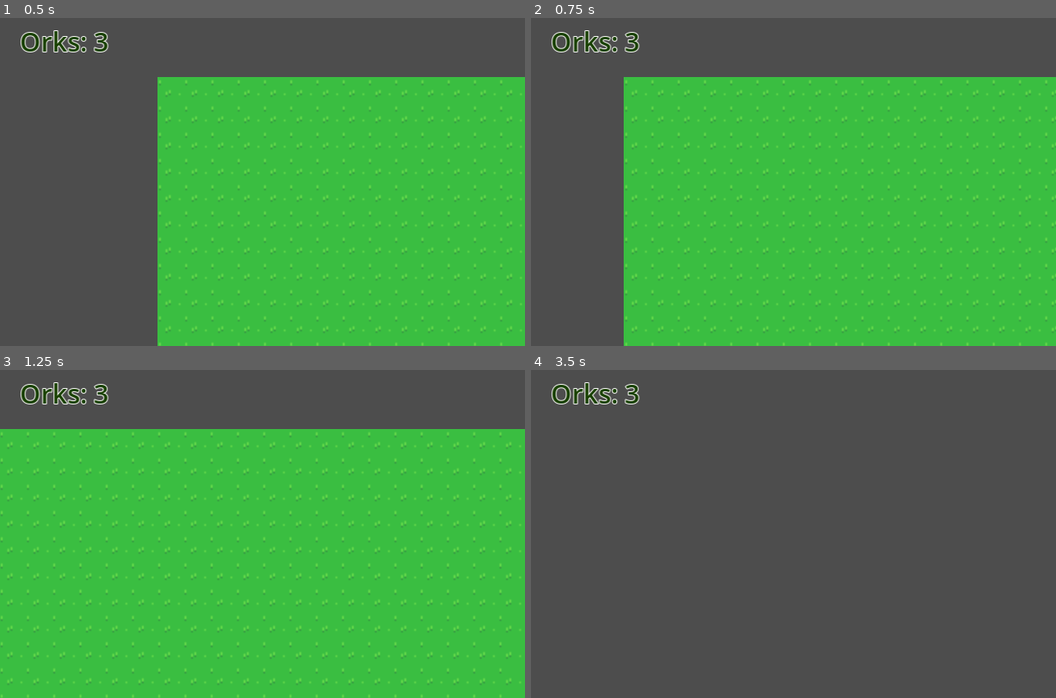
Above: before the commit, frames 1-4 (two rows, left to right).
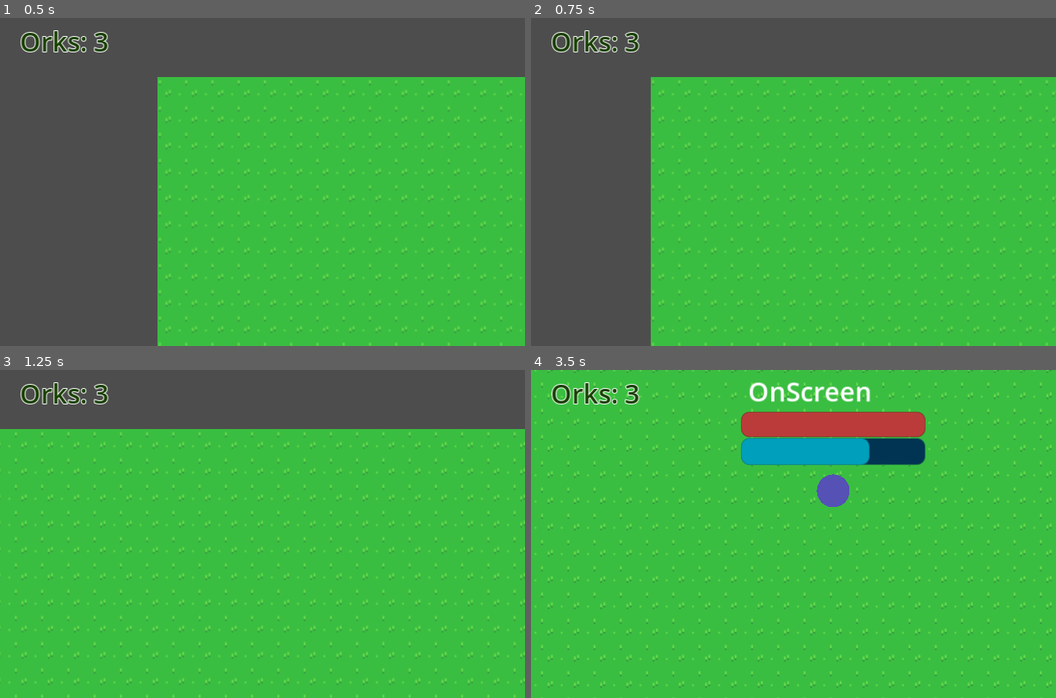
Above: after the commit, the same moments.

Repository: BurntRobot/ork-goddess
Game: Godot game, scene res://world.tscn
Same seed, same stepped clock (60 frames per second), same inputs: the game is played once before the commit and once after it.
Inputs (mouse positions are in pixels of both pictures, inside the frame that each line leads up to):
- Up to frame 1 (0.5 s): no input
- Up to frame 2 (0.75 s): tap Enter at 0.5 s; move the mouse to (909, 165) at 0.52 s; press the mouse at (909, 165) at 0.53 s; hold D (right) from 0.53 s (still down)
- Up to frame 3 (1.25 s): keep holding D (right)
- Up to frame 4 (3.5 s): move the mouse to (688, 550) at 1.27 s; release D (right) at 1.28 s; release the mouse at (688, 550) at 1.28 s; hold S (down) 1.28-2.03 s; click (688, 550) at 1.35 s; move the mouse to (846, 461) at 2.02 s; press the mouse at (846, 461) at 2.03 s; hold D (right) 2.03-2.78 s; move the mouse to (767, 599) at 2.77 s; release the mouse at (767, 599) at 2.78 s; hold W (up) from 2.78 s (still down); click (767, 599) at 2.85 s

Frame 1 is identical in both runs. In frame 2, 4.2% of the frame differs, in the area x 17-23%, y 18-100%; in frame 3, 3.8%; in frame 4, 100%, in the area x 0-100%, y 0-100%.

Commit message:
Slow zoom implemented

Diff:
--- a/Camera.gd
+++ b/Camera.gd
@@ -1,46 +1,50 @@
 extends Camera2D
 
-@onready var zoom_tween = create_tween()
 
-var min_zoom = 0.1
-var max_zoom = 0.75
+var min_zoom = 0.5
+var max_zoom = 2.0
 var zoom_step = 0.05
 var zoom_acceleration = 0.005
-var zoom_speed = 0
+var zoom_speed = 0.0
 var zoom_threshold = 0.05
-var camera_speed = 20
+var zoom_sliding = 0.005 / 50
+var camera_speed = 10
 
 var input_direction = Vector2.ZERO
 
 
 func _process(delta):
+	_move_camera()
+	_zoom_camera()
+
+func _move_camera():
 	_get_input_direction()
 	position += input_direction * camera_speed
-	if zoom.x < (max_zoom-zoom_threshold) and zoom.x > (min_zoom+zoom_threshold):
-		if zoom_speed > 0:
+
+func _zoom_camera():
+	if zoom.x < (max_zoom - zoom_threshold) and zoom.x > (min_zoom + zoom_threshold):
+		zoom.x += zoom_speed
+		zoom.y += zoom_speed
+	elif zoom.x >= (max_zoom - zoom_threshold):
+		if zoom_speed > 0 and zoom.x < max_zoom:
+			zoom_speed = 0
+			print("here 2")
+			zoom.move_toward(Vector2(max_zoom, max_zoom), zoom_step)
+		elif zoom_speed < 0:
 			zoom.x += zoom_speed
 			zoom.y += zoom_speed
-		elif zoom_speed < 0:
-			zoom.x -= zoom_speed
-			zoom.y -= zoom_speed
-	elif zoom.x >= (max_zoom-zoom_threshold):
-		if zoom_speed > 0 and zoom.x < max_zoom:
+	elif zoom.x <= (min_zoom + zoom_threshold):
+		if zoom_speed < 0 and zoom.x > min_zoom:
 			zoom_speed = 0
-			print("here")
-			zoom_tween.tween_property(self, "zoom", Vector2(max_zoom, max_zoom), 1)
-			await get_tree().create_timer(1).timeout
-		elif zoom_speed < 0:
-			zoom.x -= zoom_speed
-			zoom.y -= zoom_speed
-	elif zoom.x <= (min_zoom+zoom_threshold):
-		if zoom_speed < 0 and zoom.x > max_zoom:
-			zoom_speed = 0
-			print("here")
-			zoom_tween.tween_property(self, "zoom", Vector2(min_zoom, min_zoom), 1)
-			await get_tree().create_timer(1).timeout
+			print("here 3")
+			zoom.move_toward(Vector2(min_zoom, min_zoom), zoom_step)
 		elif zoom_speed > 0:
 			zoom.x += zoom_speed
 			zoom.y += zoom_speed
+	if zoom_speed > 0:
+		zoom_speed -= zoom_sliding
+	elif zoom_speed < 0:
+		zoom_speed += zoom_sliding
 
 func _input(event):
 	if event is InputEventMouseButton:
Not shown, added: worF5A8.tmp
